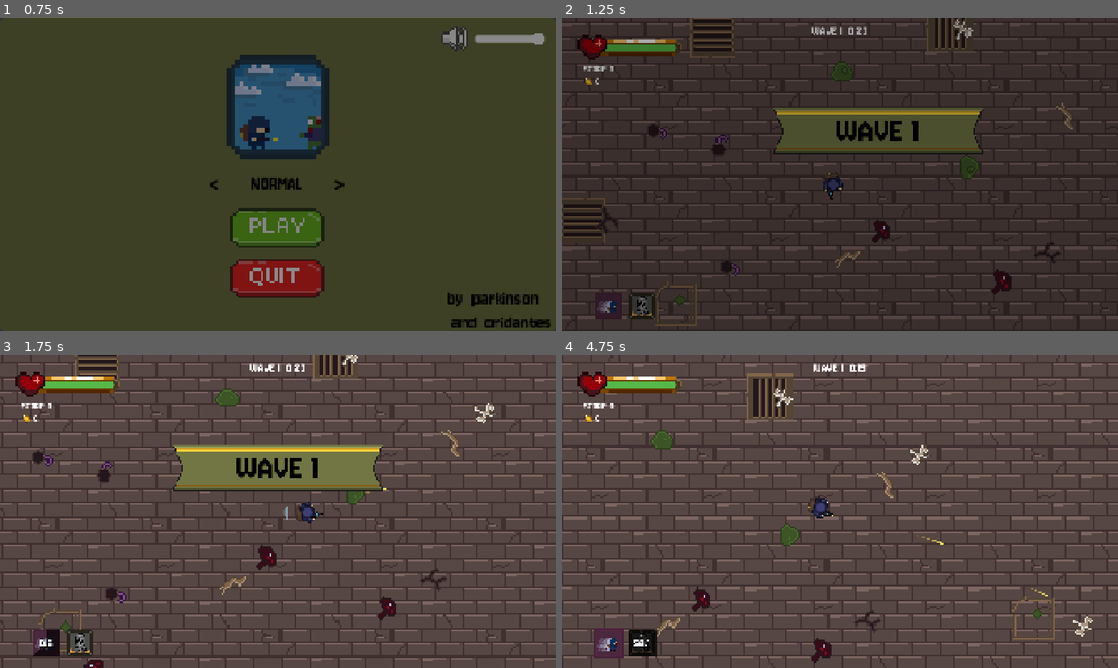
Above: before the commit, frames 1-4 (two rows, left to right).
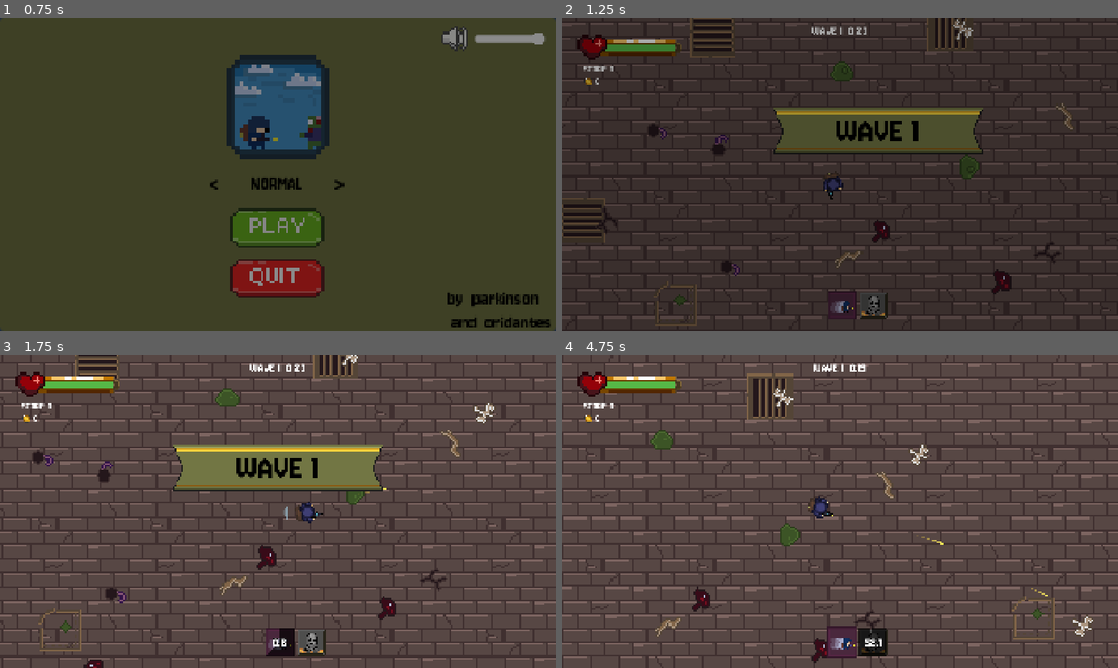
Above: after the commit, the same moments.

Repository: parkinsoonn/Freak_Survivor
Game: Godot game, scene res://scenes/main_menu.tscn
Two runs of this game, one before a commit and one after it. Both use one fixed random seed, a clock stepped at 60 frames per second and the inputs below.
Inputs (mouse positions are in pixels of both pictures, inside the frame that each line leads up to):
- Up to frame 1 (0.75 s): click (278, 227) at 0.5 s
- Up to frame 2 (1.25 s): no input
- Up to frame 3 (1.75 s): move the mouse to (400, 495) at 1.27 s; hold D (move_right) from 1.28 s (still down); tap Shift (dash) at 1.35 s; click (400, 495) at 1.42 s
- Up to frame 4 (4.75 s): move the mouse to (728, 527) at 2.02 s; release D (move_right) at 2.03 s; hold S (move_down) 2.03-2.78 s; click (728, 527) at 2.1 s; move the mouse to (895, 442) at 2.77 s; hold D (move_right) 2.78-3.53 s; tap Q (nuke) at 2.85 s; move the mouse to (812, 574) at 3.52 s; hold W (move_up) 3.53-4.28 s; tap Shift (dash) at 3.6 s; click (812, 574) at 3.67 s; move the mouse to (1006, 558) at 4.27 s; press the mouse at (1006, 558) at 4.28 s; hold A (move_left) from 4.28 s (still down)

Frame 1 is identical in both runs. In frame 2, 0.8% of the frame differs, in the area x 6-59%, y 87-97%; in frame 3, 1.4%; in frame 4, 1.8%, in the area x 5-59%, y 86-97%.

Commit message:
Move skill icons back to bottom center (editor layout)

Diff:
--- a/assets/sprites/merchant/merchant_frames.tres
+++ b/assets/sprites/merchant/merchant_frames.tres
@@ -1,6 +1,6 @@
-[gd_resource type="SpriteFrames" format=3]
+[gd_resource type="SpriteFrames" format=3 uid="uid://tcwcr1csembq"]
 
-[ext_resource type="Texture2D" path="res://assets/sprites/merchant/merchant_sheet.png" id="1_sheet"]
+[ext_resource type="Texture2D" uid="uid://btor8wm25j8u8" path="res://assets/sprites/merchant/merchant_sheet.png" id="1_sheet"]
 
 [sub_resource type="AtlasTexture" id="idle_0"]
 atlas = ExtResource("1_sheet")
@@ -61,7 +61,7 @@
 "duration": 1.0,
 "texture": SubResource("idle_7")
 }],
-"loop": true,
+"loop": 1,
 "name": &"idle",
 "speed": 7.7
 }]
--- a/scenes/game.tscn
+++ b/scenes/game.tscn
@@ -74,6 +74,14 @@
 atlas = ExtResource("t_coin")
 region = Rect2(8, 8, 16, 16)
 
+[sub_resource type="Gradient" id="cooldown_shade_color"]
+colors = PackedColorArray(0, 0, 0, 0.7, 0, 0, 0, 0.7)
+
+[sub_resource type="GradientTexture2D" id="cooldown_shade"]
+gradient = SubResource("cooldown_shade_color")
+width = 96
+height = 96
+
 [sub_resource type="AtlasTexture" id="resume"]
 atlas = ExtResource("t_menu_resume")
 region = Rect2(39, 269, 362, 162)
@@ -149,22 +157,13 @@
 atlas = ExtResource("t_next_wave")
 region = Rect2(0, 24, 84, 24)
 
-[sub_resource type="Gradient" id="cooldown_shade_color"]
-offsets = PackedFloat32Array(0, 1)
-colors = PackedColorArray(0, 0, 0, 0.7, 0, 0, 0, 0.7)
-
-[sub_resource type="GradientTexture2D" id="cooldown_shade"]
-gradient = SubResource("cooldown_shade_color")
-width = 96
-height = 96
-
 [node name="Game" type="Node2D" unique_id=1667207943]
 
 [node name="Background" type="Sprite2D" parent="." unique_id=1699051052]
+physics_interpolation_mode = 2
 z_index = -10
 texture_repeat = 2
 scale = Vector2(0.5, 0.5)
-physics_interpolation_mode = 2
 texture = ExtResource("t_ground")
 region_enabled = true
 region_rect = Rect2(0, 0, 7680, 7680)
@@ -369,19 +368,21 @@
 anchor_top = 1.0
 anchor_right = 0.5
 anchor_bottom = 1.0
-offset_left = -847.0
-offset_top = -134.0
-offset_right = -751.0
-offset_bottom = -38.0
+offset_left = -41.0
+offset_top = -136.0
+offset_right = 55.0
+offset_bottom = -40.0
 mouse_filter = 2
 texture = ExtResource("t_dash")
 expand_mode = 1
 
-[node name="Cooldown" type="TextureProgressBar" parent="UI/DashIcon"]
-layout_mode = 1
-anchors_preset = 15
-anchor_right = 1.0
-anchor_bottom = 1.0
+[node name="Cooldown" type="TextureProgressBar" parent="UI/DashIcon" unique_id=1578896527]
+layout_mode = 1
+anchors_preset = 15
+anchor_right = 1.0
+anchor_bottom = 1.0
+grow_horizontal = 2
+grow_vertical = 2
 mouse_filter = 2
 fill_mode = 4
 texture_progress = SubResource("cooldown_shade")
@@ -391,6 +392,8 @@
 anchors_preset = 15
 anchor_right = 1.0
 anchor_bottom = 1.0
+grow_horizontal = 2
+grow_vertical = 2
 theme_override_colors/font_outline_color = Color(0, 0, 0, 1)
 theme_override_constants/outline_size = 10
 theme_override_font_sizes/font_size = 48
@@ -403,19 +406,21 @@
 anchor_top = 1.0
 anchor_right = 0.5
 anchor_bottom = 1.0
-offset_left = -731.0
-offset_top = -134.0
-offset_right = -635.0
-offset_bottom = -38.0
+offset_left = 64.0
+offset_top = -138.0
+offset_right = 169.0
+offset_bottom = -37.0
 mouse_filter = 2
 texture = ExtResource("t_nuke")
 expand_mode = 1
 
-[node name="Cooldown" type="TextureProgressBar" parent="UI/NukeIcon"]
-layout_mode = 1
-anchors_preset = 15
-anchor_right = 1.0
-anchor_bottom = 1.0
+[node name="Cooldown" type="TextureProgressBar" parent="UI/NukeIcon" unique_id=739200829]
+layout_mode = 1
+anchors_preset = 15
+anchor_right = 1.0
+anchor_bottom = 1.0
+grow_horizontal = 2
+grow_vertical = 2
 mouse_filter = 2
 fill_mode = 4
 texture_progress = SubResource("cooldown_shade")
@@ -425,6 +430,8 @@
 anchors_preset = 15
 anchor_right = 1.0
 anchor_bottom = 1.0
+grow_horizontal = 2
+grow_vertical = 2
 theme_override_colors/font_outline_color = Color(0, 0, 0, 1)
 theme_override_constants/outline_size = 10
 theme_override_font_sizes/font_size = 48
@@ -602,7 +609,7 @@
 anchor_top = 0.5
 anchor_right = 0.5
 anchor_bottom = 0.5
-offset_left = -650.0
+offset_left = -533.0
 offset_top = -500.0
 offset_right = 910.0
 offset_bottom = 500.0
@@ -610,9 +617,9 @@
 grow_vertical = 2
 theme_override_styles/panel = SubResource("market_frame")
 
-[node name="Merchant" type="AnimatedSprite2D" parent="UI/ShopPanel/Frame"]
-position = Vector2(-140, 860)
-scale = Vector2(4, 4)
+[node name="Merchant" type="AnimatedSprite2D" parent="UI/ShopPanel/Frame" unique_id=213799974]
+position = Vector2(-217.00002, 724)
+scale = Vector2(8.515624, 8.5078125)
 sprite_frames = ExtResource("f_merchant")
 animation = &"idle"
 autoplay = "idle"
@@ -626,6 +633,7 @@
 offset_top = 24.0
 offset_right = 300.0
 offset_bottom = 134.0
+grow_horizontal = 2
 theme_override_colors/font_color = Color(0, 0, 0, 1)
 theme_override_font_sizes/font_size = 112
 text = "MARKET"
@@ -641,6 +649,7 @@
 offset_top = 50.0
 offset_right = -60.0
 offset_bottom = 110.0
+grow_horizontal = 0
 theme_override_constants/separation = 12
 alignment = 2
 
@@ -682,6 +691,8 @@
 offset_top = -136.0
 offset_right = 168.0
 offset_bottom = -40.0
+grow_horizontal = 2
+grow_vertical = 0
 texture_normal = SubResource("next_wave_normal")
 texture_pressed = SubResource("next_wave_pressed")
 texture_hover = SubResource("next_wave_hover")
Not shown: 1 places in scenes/game.tscn that only renumber resources
